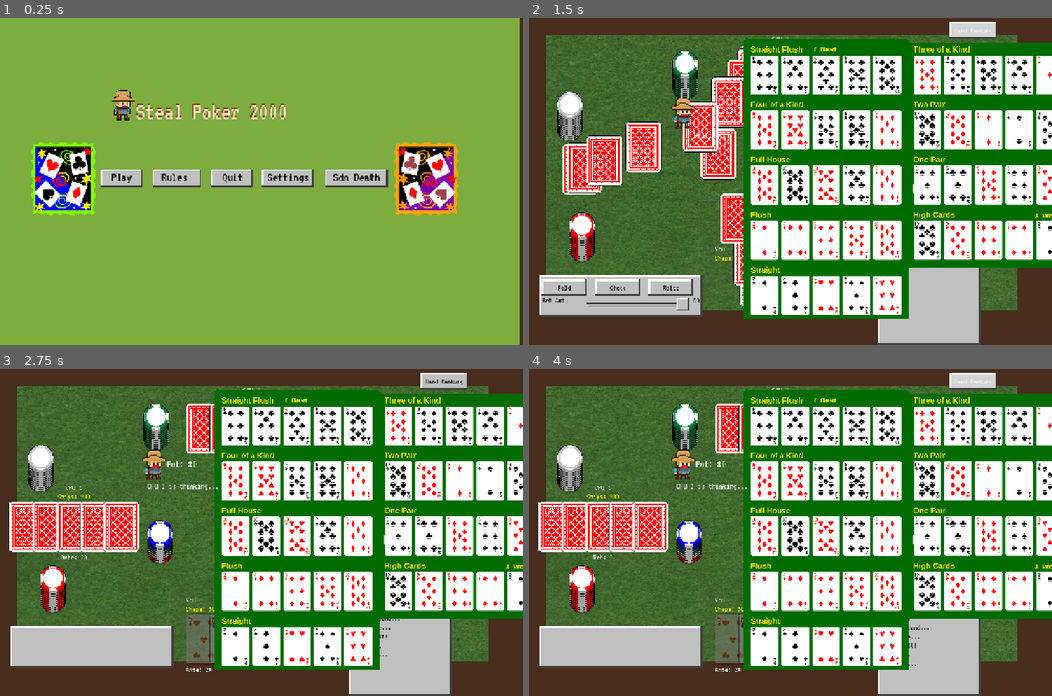
Above: before the commit, frames 1-4 (two rows, left to right).
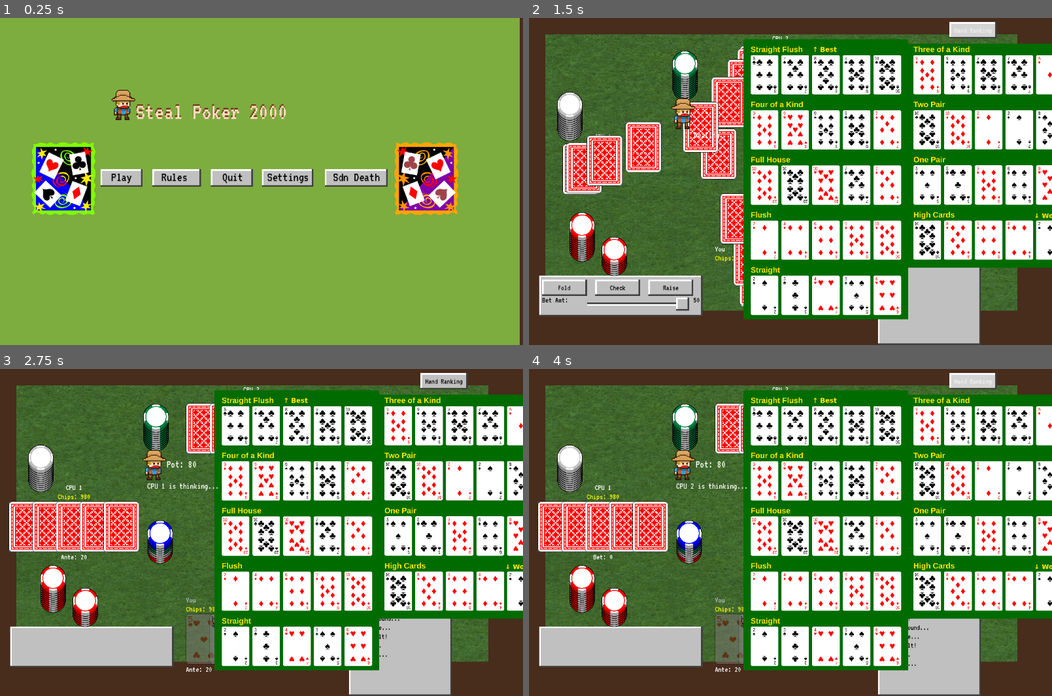
Above: after the commit, the same moments.

Repository: AzureJames/poker-stl
Game: Godot game, scene res://scene/main.tscn
Two runs of this game, one before a commit and one after it. Both use one fixed random seed, a clock stepped at 60 frames per second and the inputs below.
Inputs:
- Up to frame 1 (0.25 s): no input
- Up to frame 2 (1.5 s): click "Play" at 0.5 s; click "Hand Ranking" at 1.25 s
- Up to frame 3 (2.75 s): click "Fold" at 2 s
- Up to frame 4 (4 s): click "Hand Ranking" at 2.75 s; click "Hand Ranking" at 3.5 s

The runs differ from the first frame. In frame 1, 2.4% of the frame differs, in the area x 6-88%, y 22-61%; in frame 2, 11%, in the area x 1-100%, y 1-100%; in frame 3, 10%; in frame 4, 9.9%.

Commit message:
before stack chg

Diff:
--- a/project.godot
+++ b/project.godot
@@ -23,7 +23,7 @@
 
 window/size/viewport_width=1280
 window/size/viewport_height=800
-window/stretch/mode="canvas_items"
+window/stretch/mode="viewport"
 
 [physics]
 
--- a/scene/main.tscn
+++ b/scene/main.tscn
@@ -10,9 +10,10 @@
 [ext_resource type="Texture2D" uid="uid://bbfv2dh8efp02" path="res://asset/card_games,cards,clubs,diamonds,games,hearts,leisure,playing_cards,spades,stamps,symbols,MC900150875.png" id="6_tqoya"]
 [ext_resource type="PackedScene" uid="uid://cuickpmvulfpe" path="res://scene/rules.tscn" id="8_k65ib"]
 [ext_resource type="PackedScene" uid="uid://c8337g16vgkg1" path="res://scene/settings.tscn" id="9_k65ib"]
-[ext_resource type="AudioStream" uid="uid://bevfts8tuhmel" path="res://asset/Audio/pokerIntro3.mp3" id="10_tqoya"]
 [ext_resource type="Script" uid="uid://cpiqd7vf7188y" path="res://script/ui_manager.gd" id="12_mswub"]
+[ext_resource type="AudioStream" uid="uid://cqpn1o2klgp4k" path="res://asset/Audio/pokerIntro4.mp3" id="13_hybxs"]
 [ext_resource type="SpriteFrames" uid="uid://cfir1ikio8x7a" path="res://asset/dealer_sprite_frames.tres" id="13_mswub"]
+[ext_resource type="Texture2D" uid="uid://cde3twfeou1ix" path="res://asset/Chips/StackRed.png" id="14_hybxs"]
 
 [sub_resource type="StyleBoxEmpty" id="StyleBoxEmpty_4j5ol"]
 
@@ -212,7 +213,7 @@
 
 [node name="Music" type="AudioStreamPlayer" parent="." unique_id=940615733]
 unique_name_in_owner = true
-stream = ExtResource("10_tqoya")
+stream = ExtResource("13_hybxs")
 volume_db = -7.583
 autoplay = true
 
@@ -224,6 +225,12 @@
 sprite_frames = ExtResource("13_mswub")
 autoplay = "default"
 
+[node name="Sprite2D" type="Sprite2D" parent="." unique_id=210738960]
+z_index = 2
+position = Vector2(178, 536)
+texture = ExtResource("14_hybxs")
+centered = false
+
 [connection signal="pressed" from="StartMenu/ColorRect/HBoxContainer/Button" to="StartMenu/ColorRect/HBoxContainer" method="_on_button_pressed"]
 [connection signal="pressed" from="StartMenu/ColorRect/HBoxContainer/Button2" to="StartMenu/ColorRect/HBoxContainer" method="_on_button_2_pressed"]
 [connection signal="pressed" from="StartMenu/ColorRect/HBoxContainer/Button3" to="StartMenu/ColorRect/HBoxContainer" method="_on_button_3_pressed"]
--- a/script/chip_manager.gd
+++ b/script/chip_manager.gd
@@ -5,6 +5,7 @@
 const CHIP_H = 54
 
 var _atlas: Texture2D
+const CHIP_HEIGHT = 5
 
 const PILE_POS: Array[Vector2] = [
 	Vector2(98, 525),
@@ -67,7 +68,7 @@
 	var n = clampi(chip_count / 100 + 1, 2, 17)
 	for i in range(n):
 		var trc = _make_chip(cr.x, cr.y)
-		trc.position = Vector2(0, -i * 5)
+		trc.position = Vector2(0, -i * CHIP_HEIGHT)
 		pile.add_child(trc)
 
 func _clear_pot():
@@ -104,7 +105,7 @@
 			var chip_in_pile = chip_idx % 8
 			var pile_col = pile % 6
 			var pile_row = pile / 6
-			trpot.position = Vector2(pile_col * 53, pile_row * 50 - chip_in_pile * 5)
+			trpot.position = Vector2(pile_col * 53, pile_row * 50 - chip_in_pile * CHIP_HEIGHT)
 			_pot_container.add_child(trpot)
 			chip_idx += 1
 	while chip_idx < count:
@@ -114,7 +115,7 @@
 		var chip_in_pile = chip_idx % 8
 		var pile_col = pile % 6
 		var pile_row = pile / 6
-		trp.position = Vector2(pile_col * 53, pile_row * 50 - chip_in_pile * 5)
+		trp.position = Vector2(pile_col * 53, pile_row * 50 - chip_in_pile * CHIP_HEIGHT)
 		_pot_container.add_child(trp)
 		chip_idx += 1
 
Not shown, changed: asset/Audio/pokerIntro3.mp3.import
Not shown, added: asset/Audio/pokerIntro4.mp3.import
Binary file added: asset/Chips/StackRed.png
Not shown, added: asset/Chips/StackRed.png.import
Not shown, added: asset/Audio/pokerIntro4.mp3
